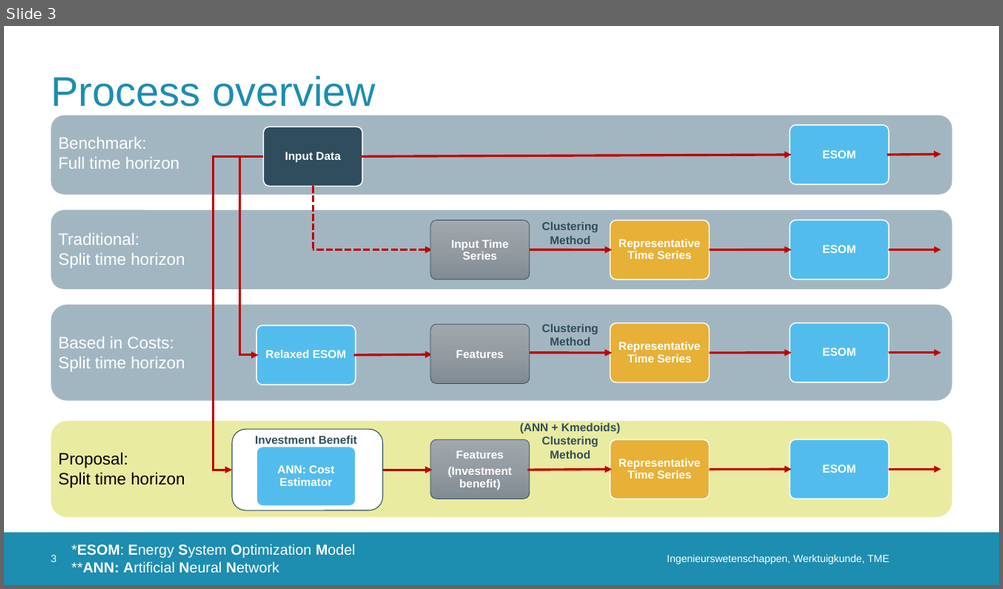
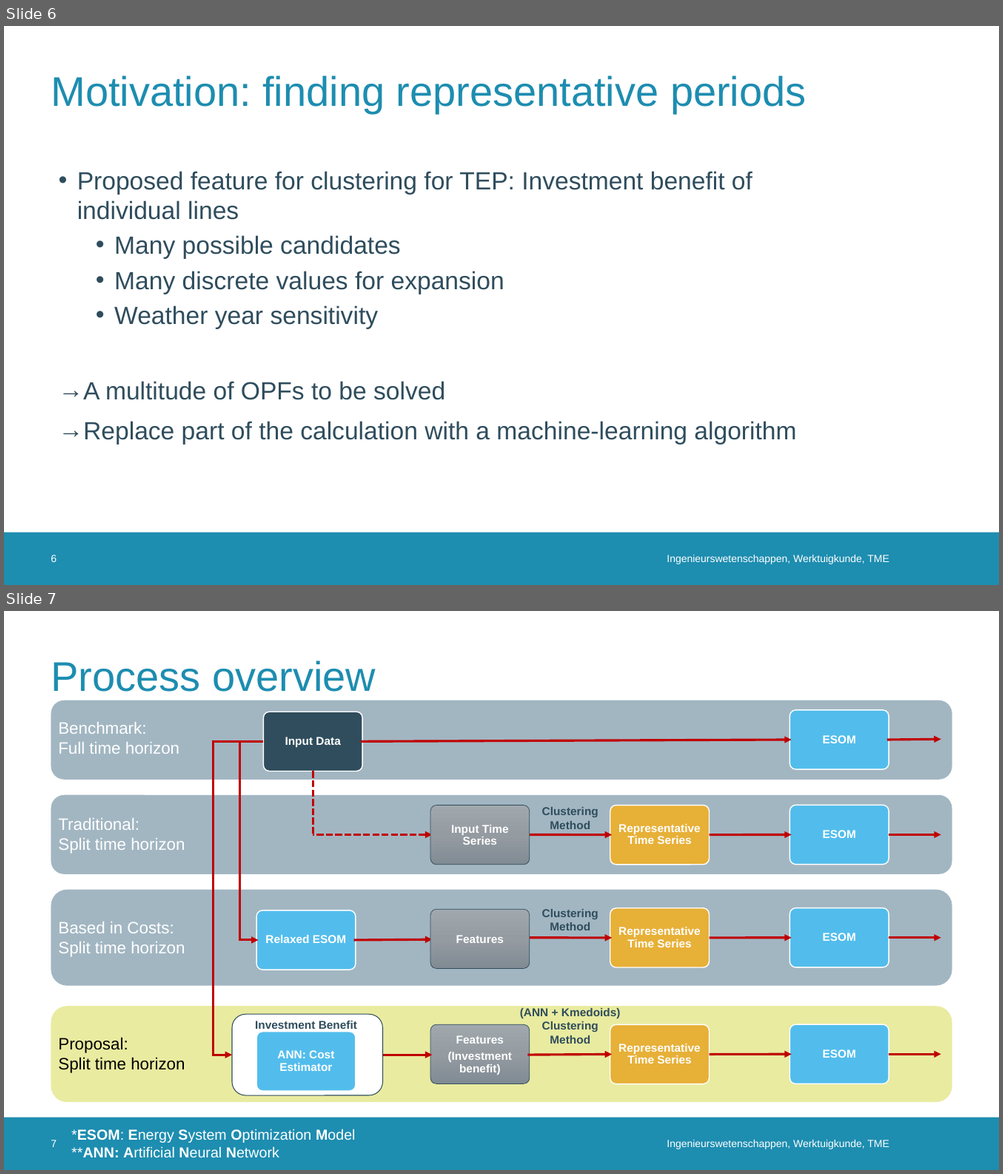
Before and after one commit to erikfilias/JointResearch, a slide deck: 02. Presentations/PresentationGroup.pptx. Shown one above the other, each under a label of ours: slide 3 before the commit, slides 6 and 7 after it. The pictures are 1003x589 and 1003x1174 pixels, drawn with LibreOffice and Linux fonts; fonts in the diff are those of the drawing; background and template pictures are left out. Boxes give left, top, right and bottom in pixels: in the first picture for what was removed or moved away, otherwise in the second. Text is boxed around its words. In the diff, an @@ line names an element or a change of style, - is before the commit and + after.

```diff
--- a/02. Presentations/PresentationGroup.pptx
+++ b/02. Presentations/PresentationGroup.pptx
@@ slide 6 added at bbox=[4, 26, 999, 585], background #FFFFFF; not listed: 1 template element that a slide beside it also shows @@
@@ title added at bbox=[51, 76, 806, 113], 40 pt, text #1D8DB0 @@
+Motivation: finding representative periods
@@ text added at bbox=[59, 171, 796, 445], 24 pt, text #2F4D5D @@
+• Proposed feature for clustering for TEP: Investment benefit of individual lines
+  • Many possible candidates
+  • Many discrete values for expansion
+  • Weather year sensitivity
+→ A multitude of OPFs to be solved
+→ Replace part of the calculation with a machine-learning algorithm
@@ page number added at bbox=[51, 555, 57, 562], 10 pt, text #FFFFFF @@
+6
@@ text added at bbox=[666, 555, 889, 565], 10 pt, text #FFFFFF @@
+Ingenieurswetenschappen, Werktuigkunde, TME
@@ what was slide 3 is now slide 7 @@
@@ page number at bbox=[51, 1140, 57, 1147]: text changed @@
-3
+7
```
Also in this commit, not shown: 3 slides changed, 3 other slides added.
